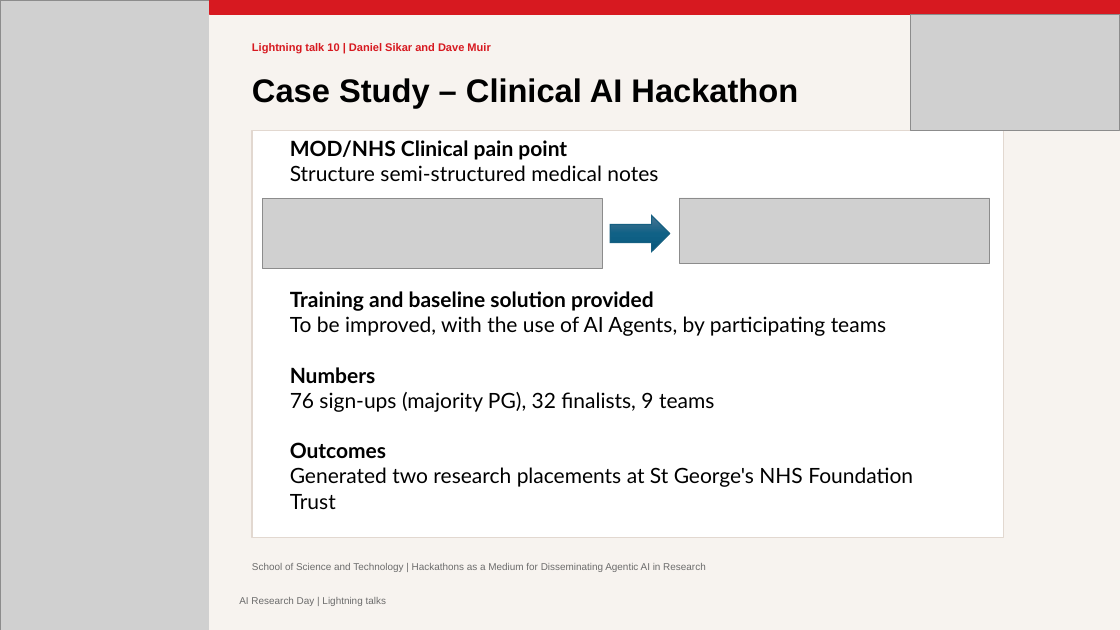
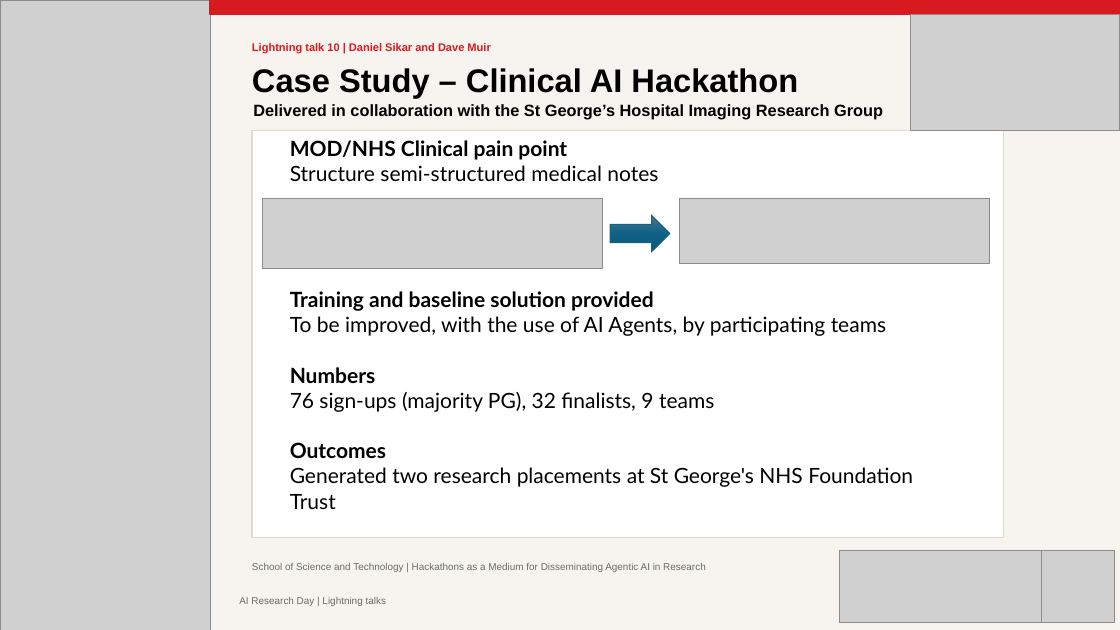
Before and after one commit to dsikar/csg-ai-research-day-2026, a slide deck: slide 8 of AI-Research-Day-Presentation-Daniel-Sikar-Dave-Muir.pptx. Drawn at 1120x630 pixels with LibreOffice and Linux fonts; fonts in the diff are those of the drawing; grey boxes stand for pictures. Boxes give left, top, right and bottom in pixels: in the first picture for what was removed or moved away, otherwise in the second. Text is boxed around its words. In the diff, an @@ line names an element or a change of style, - is before the commit and + after.

```diff
--- a/AI-Research-Day-Presentation-Daniel-Sikar-Dave-Muir.pptx
+++ b/AI-Research-Day-Presentation-Daniel-Sikar-Dave-Muir.pptx
@@ rectangle: place and size @@
-rectangle at [210,0,1120,630]
+rectangle at [224,0,1120,622]
@@ text "Case Study – Clinical AI ...": place and size @@
-text "Case Study – Clinical AI ..." at [252,78,798,108]
+text "Case Study – Clinical AI ..." at [252,68,798,98]
@@ text added at [253,104,883,119], 14 pt, text #000000, bold @@
+Delivered in collaboration with the St George’s Hospital Imaging Research Group
@@ picture added at [840,551,1044,623] @@
@@ picture added at [1042,551,1115,623] @@
```
Also in this commit, not shown: 4 other slides changed, 1 slide added, 1 other file.
